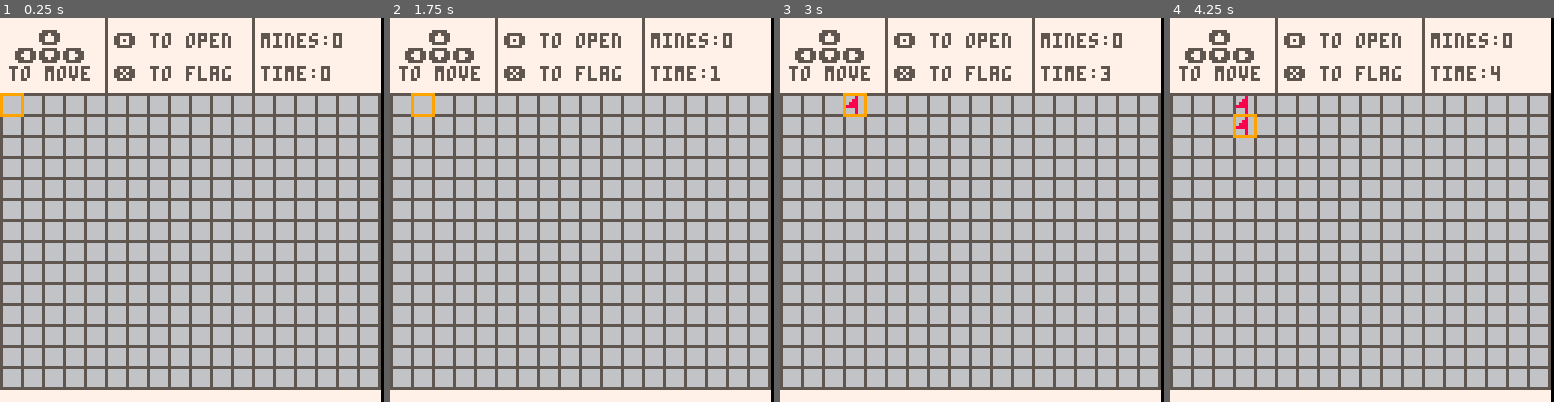
Above: before the commit, frames 1-4 (left to right).
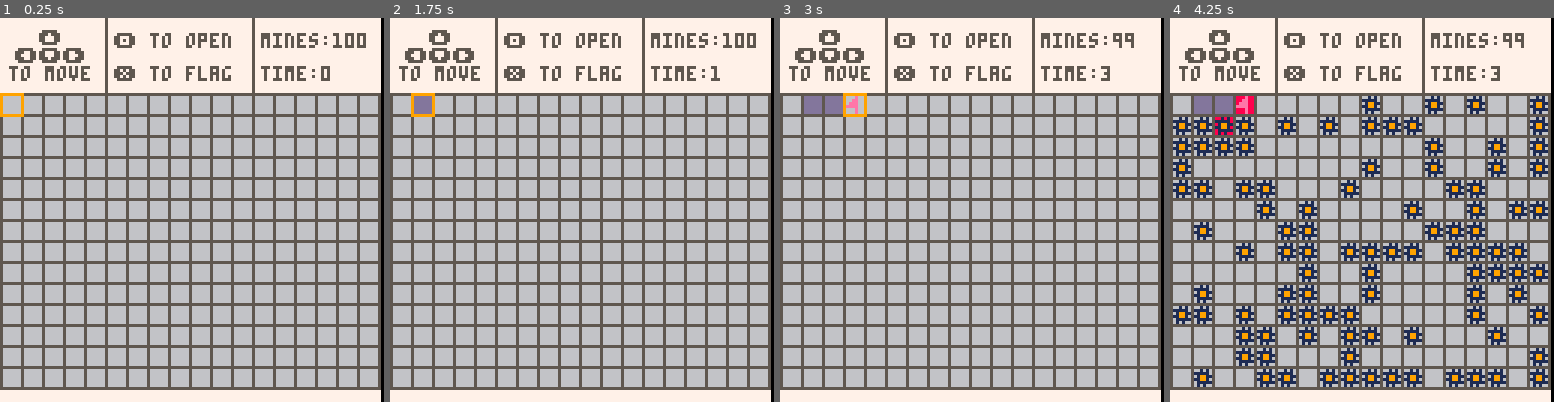
Above: after the commit, the same moments.

Repository: josiahhsu/github-pages
Game: PICO-8 cartridge Pico-8/minesweeper.p8
The game is run twice, just before and just after one commit, with the same random seed, the same clock (stepped at 60 frames per second) and the same inputs.
Inputs:
- Up to frame 1 (0.25 s): no input
- Up to frame 2 (1.75 s): tap X (X key) at 0.33, 1.07 s; tap O (Z key) at 0.7, 1.7 s; hold Right from 1.6 s (still down)
- Up to frame 3 (3 s): tap X (X key) at 1.85, 2.97 s; release Right at 2.1 s; tap O (Z key) at 2.1, 2.5, 2.9 s; hold Up 2.15-2.42 s; hold Right from 2.47 s (still down)
- Up to frame 4 (4.25 s): release Right at 3.03 s; hold Left 3.08-3.58 s; tap O (Z key) at 3.3, 3.7, 4.1 s; hold Down 3.63-3.97 s; hold Right from 4.02 s (still down); tap X (X key) at 4.08 s

The runs differ from the first frame. In frame 1, 0.2% of the frame differs, in the area x 86-96%, y 3-8%; in frame 2, 0.4%; in frame 3, 0.6%; in frame 4, 16%, in the area x 0-99%, y 3-97%.

Commit message:
add minefield + visuals for mines
note to self - cell.revealed and cell.flagged may be redundant since cell.spr already dictates the type of cell. Revisit after implementing open_cell more fully

Diff:
--- a/Pico-8/minesweeper.p8
+++ b/Pico-8/minesweeper.p8
@@ -3,7 +3,7 @@
 __lua__
 function _init()
  cls()
- total = 0
+ total = 100
  m = 18
  n = 14
  grid = make_grid()
@@ -11,11 +11,14 @@
  py = 1
  t = 0
  game_active = true
+ mine_placement()
 end
 
 function _update()
  controls()
- t+=(1/30)
+ if game_active then
+  t+=1/30
+ end
 end
 
 function _draw()
@@ -41,13 +44,31 @@
  return cell
 end
 
+function shuffle(t)
+ for i = 1, #t do
+  local j = ceil(rnd(i))
+  t[i],t[j] = t[j],t[i]
+ end
+end
+
+function mine_placement()
+ local t={}
+ for i=1, m*n do
+  t[i] = i<=total
+ end
+
+ shuffle(t)
+ return t
+end
+
 function make_grid()
  //makes grid of cells
+ local mines = mine_placement()
  local grid = {}
  for i = 1, m do
   grid[i] = {}
   for j = 1, n do
-   grid[i][j] = make_cell(false,i,j)
+   grid[i][j] = make_cell(deli(mines),i,j)
   end
  end
  return grid
@@ -92,7 +113,10 @@
  if not cell.revealed and
     not cell.flagged then
   cell.revealed = true
+  cell.spr = 20
   if cell.mine then
+   reveal_all()
+   cell.spr = 19
    game_active = false
   end
  end
@@ -101,13 +125,27 @@
 function flag_cell(cell)
  if not cell.revealed then
   cell.flagged = not cell.flagged
+  cell.spr = (cell.spr + 16)%32
+  if cell.spr > 0 then
+   total -= 1
+  else
+   total += 1
+  end
  end
 end
 
 function reveal_all()
- for i = 1, #grid do
-  for j = 1, #grid[i] do
-   grid[i][j].revealed = true
+ for i = 1, m do
+  for j = 1, n do
+   local cell = grid[i][j]
+   cell.revealed=true
+   if cell.mine and
+      not cell.flagged then
+    cell.spr = 18
+   elseif cell.flagged and
+      not cell.mine then
+    cell.spr = 17
+   end
   end
  end
 end
@@ -123,12 +161,7 @@
  local cell = grid[x][y]
  x,y = coords(x,y)
 
- //dictates how cell is drawn
- s = cell.spr
- if cell.flagged then
-  s = 16
- end
- spr(s,x,y)
+ spr(cell.spr,x,y)
 end
 
 function draw_grid()
@@ -143,8 +176,8 @@
  line(84,0,84,24,5)
  print("mines:"..total,87,5,5)
  print("time:"..flr(t), 87,16,5)
- for i = 1, #grid do
-  for j = 1, #grid[i] do
+ for i = 1, m do
+  for j = 1, n do
    draw_cell(i,j)
   end
  end
@@ -164,140 +197,140 @@
 566666655666c66556636665568668655666616556666e655626626556666d655606606500000000000000000000000000000000000000000000000000000000
 56666665566ccc6556333365566886655666616556eee6655662266556666d655660066500000000000000000000000000000000000000000000000000000000
 55555555555555555555555555555555555555555555555555555555555555555555555500000000000000000000000000000000000000000000000000000000
-55555555555555550000000000000000000000000000000000000000000000000000000000000000000000000000000000000000000000000000000000000000
-56668665566666650000000000000000000000000000000000000000000000000000000000000000000000000000000000000000000000000000000000000000
-56688665566666650000000000000000000000000000000000000000000000000000000000000000000000000000000000000000000000000000000000000000
-56888665566666650000000000000000000000000000000000000000000000000000000000000000000000000000000000000000000000000000000000000000
-58888665566666650000000000000000000000000000000000000000000000000000000000000000000000000000000000000000000000000000000000000000
-56668665566666650000000000000000000000000000000000000000000000000000000000000000000000000000000000000000000000000000000000000000
-56668665566666650000000000000000000000000000000000000000000000000000000000000000000000000000000000000000000000000000000000000000
-55555555555555550000000000000000000000000000000000000000000000000000000000000000000000000000000000000000000000000000000000000000
-…(129 lines of a section not shown)…
+55555555555555555555555555555555555555550000000000000000000000000000000000000000000000000000000000000000000000000000000000000000
+5666e6655888e88556616165588181855dddddd50000000000000000000000000000000000000000000000000000000000000000000000000000000000000000
+566ee665588ee88551111165511111855dddddd50000000000000000000000000000000000000000000000000000000000000000000000000000000000000000
+56eee66558eee88556199115581991155dddddd50000000000000000000000000000000000000000000000000000000000000000000000000000000000000000
+5eeee6655eeee88551199165511991855dddddd50000000000000000000000000000000000000000000000000000000000000000000000000000000000000000
+5666e6655888e88556111115581111155dddddd50000000000000000000000000000000000000000000000000000000000000000000000000000000000000000
+5666e6655888e88556161665581818855dddddd50000000000000000000000000000000000000000000000000000000000000000000000000000000000000000
+55555555555555555555555555555555555555550000000000000000000000000000000000000000000000000000000000000000000000000000000000000000
+…(129 lines of a section not shown)…
